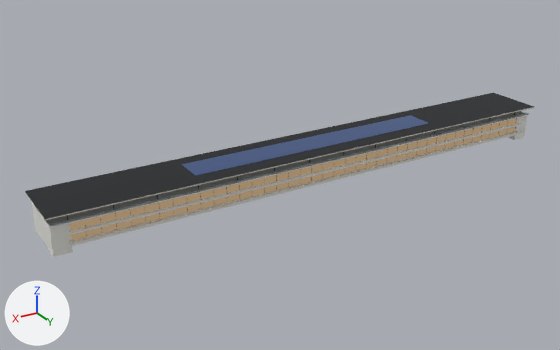
One commit to the glTF model src/data/models/lv_pit_upper.glb: the scene before it, then after it.
Camera for both pictures: a 50 mm camera at (225.0, 338.0, 175.0) aimed at (18.0, -7.0, 3.0). The axes (+X, +Y, +Z) are drawn at lower left. The lights are the same throughout. The picture after the commit comes second. Vertices at exactly the same position are counted once.

Objects in the first picture: 'las-vegas-pit-building'.
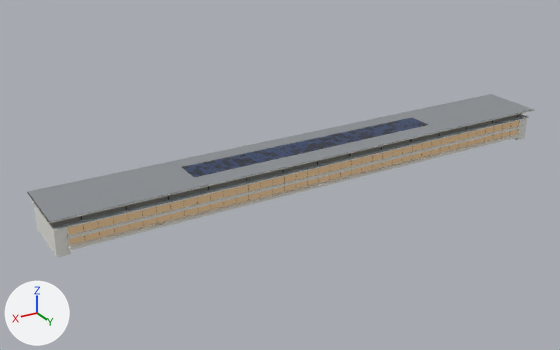
Edits to the bpy script that builds the scene:
```text
Change me_las_vegas_pit_building:
    remove me_las_vegas_pit_building.from_pydata(...)  # 1686 vertices, 2550 faces; spans x -154.0..154.0, y -17.0..20.0, z 0.0..21.0
    add me_las_vegas_pit_building.from_pydata(...)  # 3780 vertices, 5694 faces; spans x -153.0..153.0, y -22.0..21.0, z 0.0..20.0
    me_las_vegas_pit_building part 1: the loose piece of 14 vertices spanning x -144.0..144.0, y 15.0..20.0, z 6.0..7.0 is scaled about its middle by (1.01, 1, 1), then moved by (0.0, 1.0, -1.0)
    me_las_vegas_pit_building part 2: the loose piece of 14 vertices spanning x -144.0..144.0, y 15.0..18.0, z 11.0..12.0 is scaled about its middle by (1.01, 1, 1), then moved by (0.0, 1.0, -1.0)
    me_las_vegas_pit_building part 3: a new loose piece, a box spanning x -151.8..151.8, y -17.1..17.9, z 14.3..14.8, in mat_lv_white (white #e9e8e2)
    me_las_vegas_pit_building part 4: the loose piece of 8 vertices spanning x -154.0..154.0, y 18.0..19.0, z 21.0 is moved by (0.0, 1.0, -1.0)
    me_las_vegas_pit_building part 5: the loose piece of 8 vertices spanning x -144.0..144.0, y 20.0, z 7.0 is scaled about its middle by (1.01, 1, 1), then moved by (0.0, 1.0, -1.0)
    me_las_vegas_pit_building part 6: the loose piece of 8 vertices spanning x -144.0..144.0, y 18.0, z 12.0 is scaled about its middle by (1.01, 1, 1), then moved by (0.0, 1.0, -1.0)
    me_las_vegas_pit_building part 7: the loose piece of 8 vertices spanning x -152.0..152.0, y 16.0, z 16.0..17.0 is moved by (0.0, 1.0, -1.0), in mat_galv (grey #aab0b4)
    me_las_vegas_pit_building part 8: the loose piece of 50 vertices spanning x -152.0..152.0, y -15.0..15.0, z 0.0..16.0 is rebuilt with 56 vertices and now spans x -151.0..151.0, y -22.0..17.0, z 0.0..15.0
    me_las_vegas_pit_building part 9: 172 loose pieces with 1376 vertices, spanning x -154.0..154.0, y -17.0..18.0, z 6.0..21.0, are deleted
    me_las_vegas_pit_building part 10: 16 vertices removed from x -153.0..153.0, y -16.0..17.0, z 16.0..17.0; 3472 vertices added at x -153.0..153.0, y -22.0..20.0, z 5.0..20.0
    other edits to the shape of me_las_vegas_pit_building do not show in these pictures
    remove me_las_vegas_pit_building.materials.append(mat_lv_screen_lit)  # black #0d1118, glowing dark blue #2b4370
    add me_las_vegas_pit_building.materials.append(mat_lv_roof)  # grey #8c9094
    add me_las_vegas_pit_building.materials.append(mat_lv_tile_frame)  # black #08090b
    add me_las_vegas_pit_building.materials.append(mat_lv_tile_a_lit)  # black #0c0f15
    add me_las_vegas_pit_building.materials.append(mat_lv_tile_b_lit)  # black #0a0c11
```

Changed parts and their boxes [x1, y1, x2, y2] in the pictures (560 x 350 px; the box of a moved part takes in the faces that stretch with it):
'las-vegas-pit-building', reshaped
    before: [25, 93, 534, 257]
    after: [27, 94, 534, 257]
part 1 of me_las_vegas_pit_building, moved or reshaped
    before: [69, 131, 522, 246]
    after: [68, 133, 525, 250]
part 2 of me_las_vegas_pit_building, moved or reshaped
    before: [68, 123, 521, 235]
    after: [67, 125, 524, 239]
part 3 of me_las_vegas_pit_building, added
    after: [32, 114, 529, 231]
part 4 of me_las_vegas_pit_building, moved or reshaped
    before: [46, 107, 534, 220]
    after: [49, 110, 534, 223]
part 5 of me_las_vegas_pit_building, moved or reshaped
    before: [73, 131, 521, 243]
    after: [72, 171, 373, 247]
part 6 of me_las_vegas_pit_building, moved or reshaped
    before: [69, 123, 519, 232]
    after: [69, 125, 522, 236]
part 7 of me_las_vegas_pit_building, moved or reshaped
    before: [50, 113, 529, 227]
    after: [57, 115, 529, 227]
part 8 of me_las_vegas_pit_building, rebuilt
    before: [32, 111, 527, 257]
    after: [34, 114, 527, 257]
part 9 of me_las_vegas_pit_building, deleted
    before: [25, 93, 534, 236]
part 10 of me_las_vegas_pit_building, cut back
    before: [30, 112, 529, 228]
    after: [27, 94, 534, 239]
